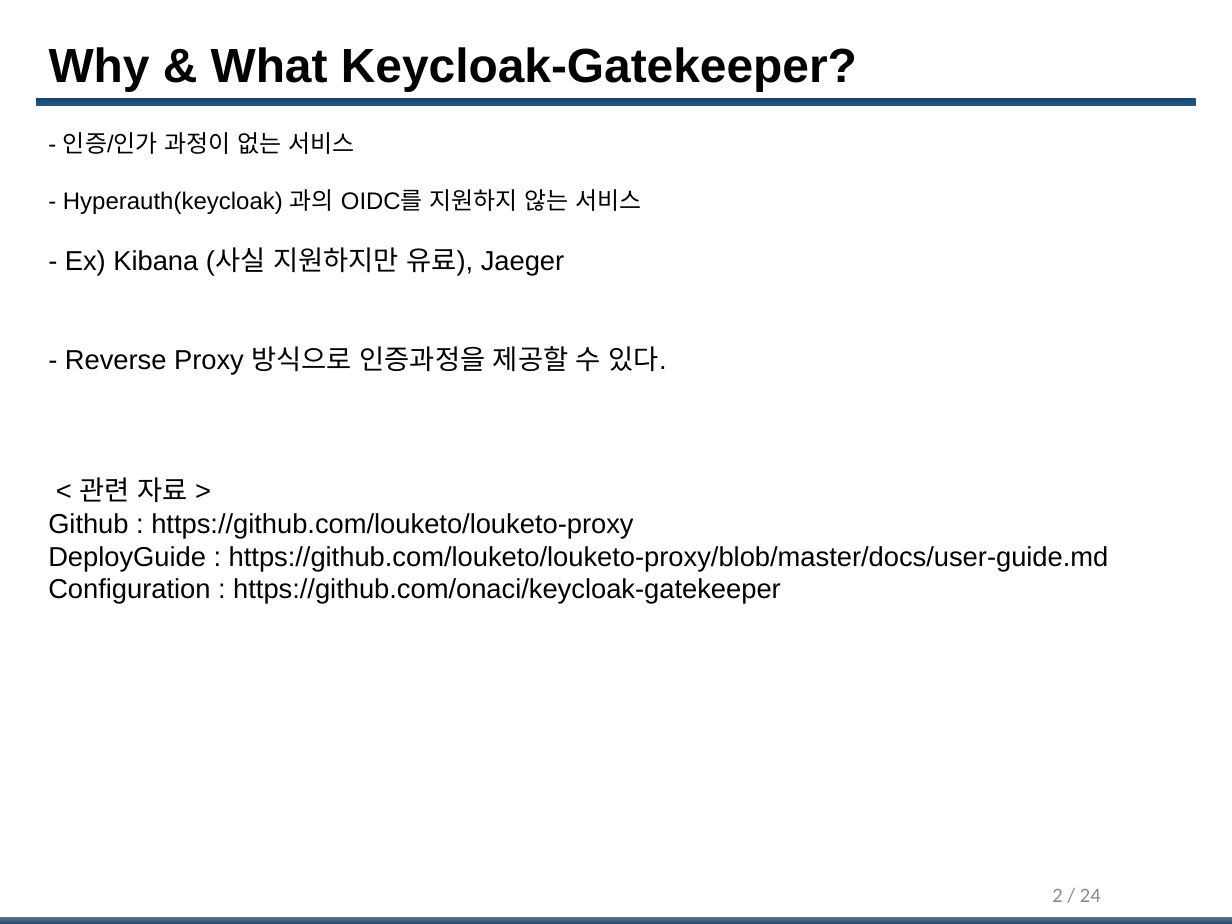
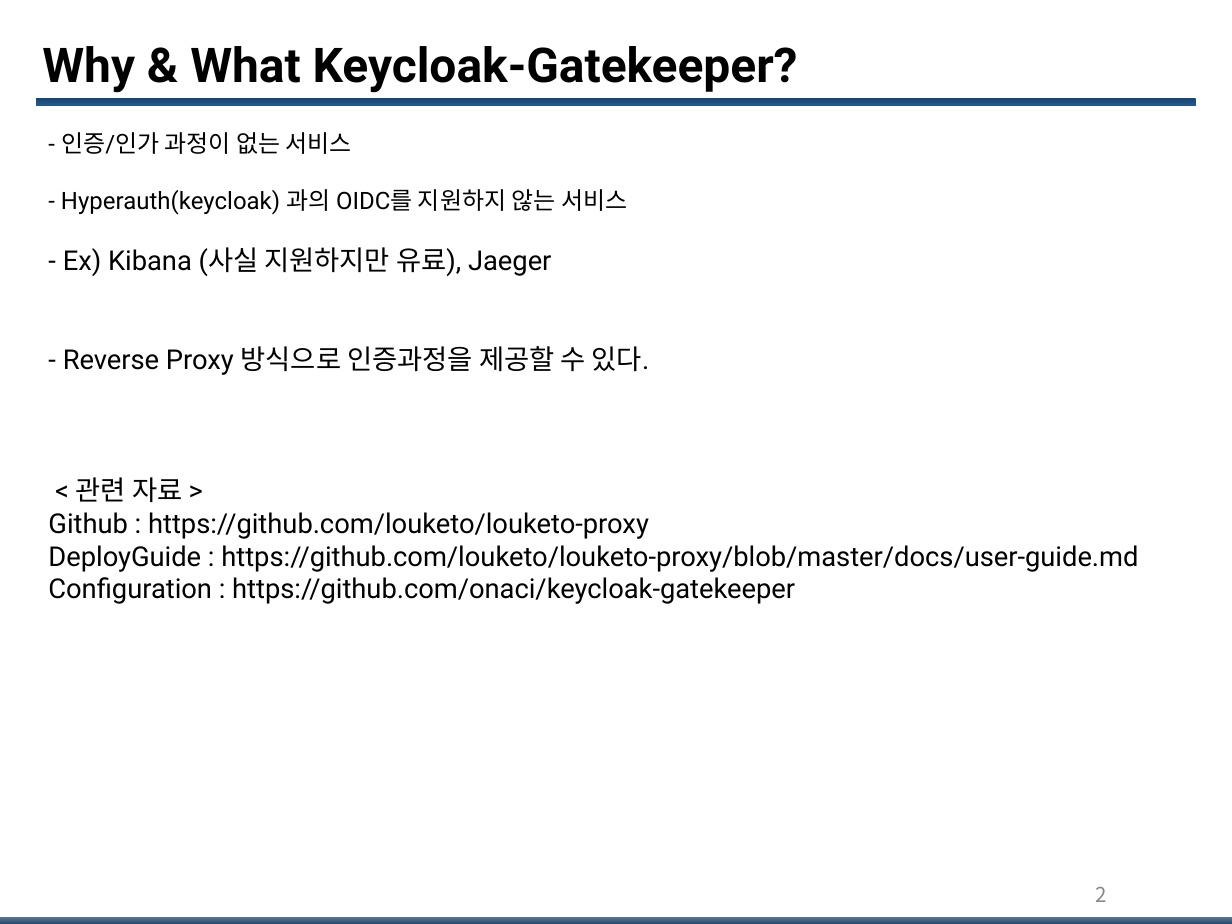
Before and after one commit to tmax-cloud/hyperauth, a slide deck: slide 2 of guide/keycloak-gatekeeper/keycloak-gatekeeper.pptx. Drawn at 1232x924 pixels with LibreOffice and Linux fonts; fonts in the diff are those of the drawing; background and template pictures are left out. Boxes give left, top, right and bottom in pixels: in the first picture for what was removed or moved away, otherwise in the second. Text is boxed around its words. In the diff, an @@ line names an element or a change of style, - is before the commit and + after.

Commit message:
[mod] gatekeeper 가이드 및 예시 추가

```diff
--- a/guide/keycloak-gatekeeper/keycloak-gatekeeper.pptx
+++ b/guide/keycloak-gatekeeper/keycloak-gatekeeper.pptx
@@ title "Why & What Keycloak-Gatekeeper?" at (42, 46, 798, 93): font Arial to Roboto @@
@@ text "- 인증/인가 과정이 없는 서비스" at (48, 132, 1138, 604): font Arial to Roboto @@
@@ page number at (1095, 887, 1106, 902): text changed; font Calibri to Noto Sans CJK KR; text colour #8C8C8C to #888888 @@
-2 / 24
+2
```
Also in this commit, not shown: 7 other slides changed, 1 slide added, 1 other file.
